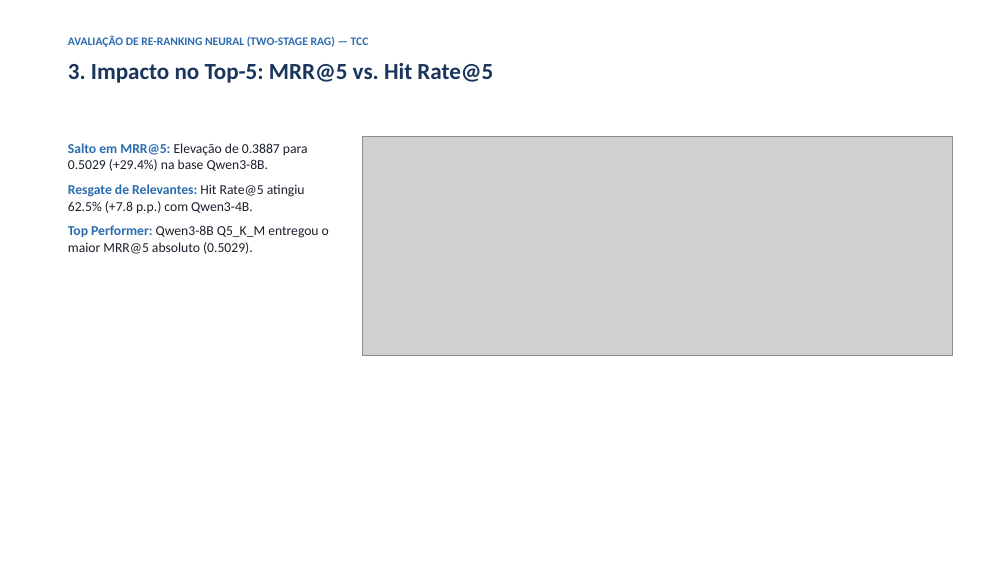
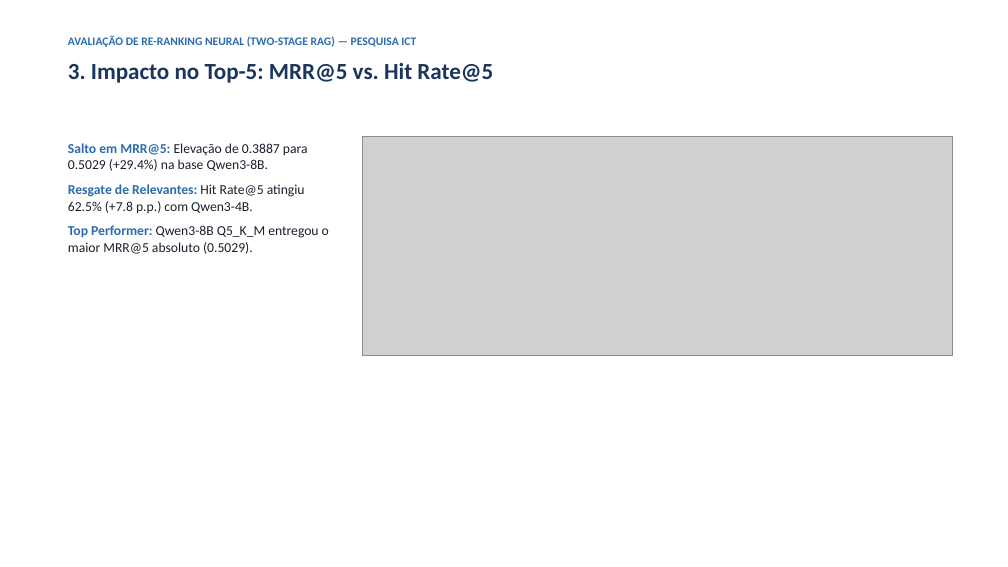
Before and after one commit to joaorura/rag_eval, a slide deck: slide 4 of docs/apresentacao_rerankers.pptx. Drawn at 1008x567 pixels with LibreOffice and Linux fonts; fonts in the diff are those of the drawing; grey boxes stand for pictures. Boxes give left, top, right and bottom in pixels: in the first picture for what was removed or moved away, otherwise in the second. Text is boxed around its words. In the diff, an @@ line names an element or a change of style, - is before the commit and + after.

```diff
--- a/docs/apresentacao_rerankers.pptx
+++ b/docs/apresentacao_rerankers.pptx
@@ text at bbox=[68, 35, 416, 47]: text changed @@
-AVALIAÇÃO DE RE-RANKING NEURAL (TWO-STAGE RAG) — TCC
+AVALIAÇÃO DE RE-RANKING NEURAL (TWO-STAGE RAG) — PESQUISA ICT
```
Also in this commit, not shown: 5 other slides changed, 38 other files.
